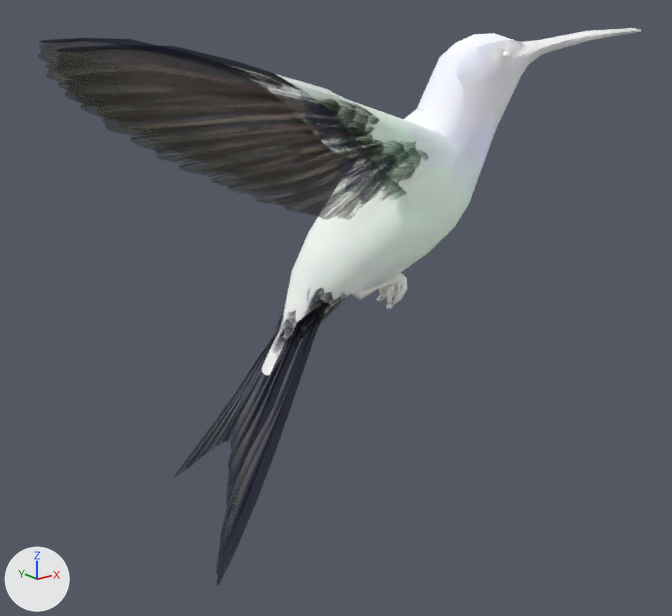
What one commit did to the glTF model models/zumb.glb.
The view is the same before and after, from a 50 mm camera at (-6.11, -7.08, 5.05) aimed at (-0.35, 0.13, 2.17). The axes (+X, +Y, +Z) are drawn at lower left. The lights are the same throughout. Where no turn or scale is listed for an object, it has been applied to the vertices.

Names of what the first picture shows: 'BODY_BODY_0', 'BODY_WINGS_0'.
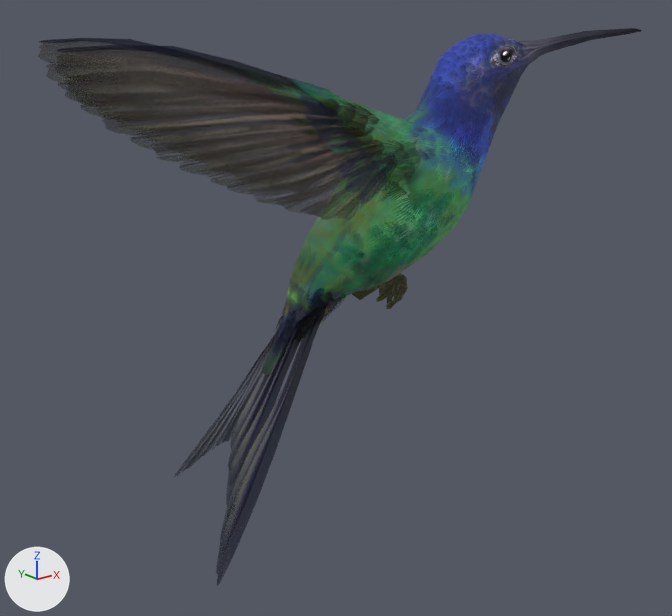
Commit message: zumb update 2

The change, as a list of edits to the scene's bpy script:
```text
Change mat_body:
    where n0 = _N.new('ShaderNodeBsdfPrincipled'); n0.name = 'Principled BSDF'
    remove n0.inputs[0].default_value = (1.0, 1.0, 1.0, 1.0)  # 'Base Color', white #ffffff
    add n3 = _N.new('ShaderNodeTexImage'); n3.name = 'Image Texture.001'
    add n3.image = img_image_0
    add _L.new(n3.outputs[0], n0.inputs[0])  # 'Color' to 'Base Color'
```

What differs and where, as boxes (x1, y1, x2, y2) in the pictures (672 x 616 px):
'BODY_BODY_0', surface changed: (253, 28, 641, 375) in both
